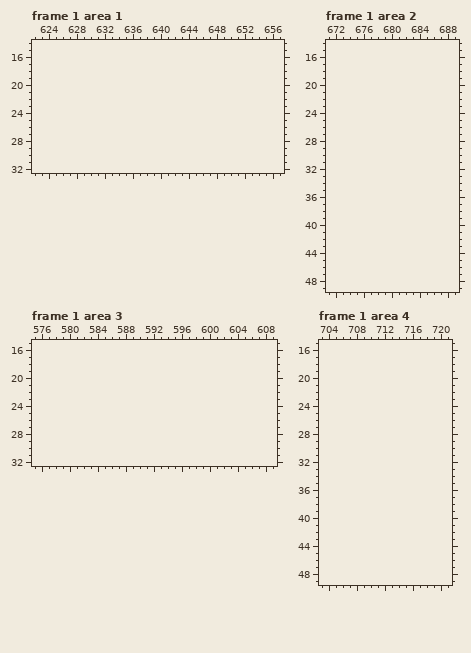
Pixel-art file, stored at Entregas/ase/Tilesets/tileset-0006.ase. The picture above is the old version.
512x512 pixels, 2 frames. Shown: frame 1 area 1: x 622..657, y 14..32; frame 1 area 2: x 671..689, y 14..49; frame 1 area 3: x 575..609, y 15..32; frame 1 area 4: x 703..721, y 15..49. The old version is drawn lined up with the new one, on the new canvas. The commit also changed other frames or places, which this record leaves out.
After:
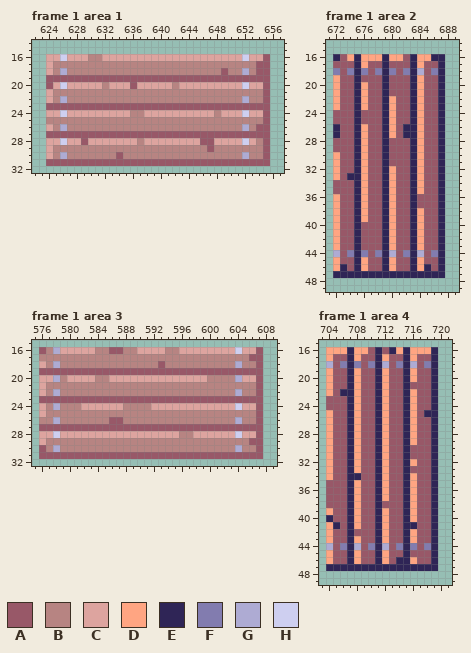
Palette (. is transparent): A #985868  B #b78482  C #dda49f  D #ffa582  E #2f2556  F #827caf  G #aeabd3  H #cecff0
The edit:
canvas 512x512 -> 768x512
--- frame 1 area 1
@@ x 622..657 @@
 15 ....................................
-16 ....................................
-17 ....................................
-18 ....................................
-19 ....................................
-20 ....................................
-21 ....................................
-22 ....................................
-23 ....................................
-24 ....................................
-25 ....................................
-26 ....................................
-27 ....................................
-28 ....................................
-29 ....................................
-30 ....................................
-31 ....................................
+16 ..CCHCCCBBCCCCCCCCCCCCCCCCCCCCHCCA..
+17 ..CBBBBBBBBBBBBBBBBBBBBBBBBBBBBBAA..
+18 ..CBGBBBBBBBBBBBBBBBBBBBBBBABBGBAA..
+19 ..AAAAAAAAAAAAAAAAAAAAAAAAAAAAAAAA..
+20 ..ACHCCCCCBCCCACCCCCBCCCCCCCCCHCCA..
+21 ..CBBBBBBBBBBBBBBBBBBBBBBBBBBBBBBA..
+22 ..CBGBBBBBBBBBBBBBBBBBBBBBBBBBGBBA..
+23 ..AAAAAAAAAAAAAAAAAAAAAAAAAAAAAAAA..
+24 ..CCHCCCCCCCCCBBCCCCCCCCCCBCCCHCCA..
+25 ..BBBBBBBBBBBBBBBBBBBBBBBBBBBBBBBA..
+26 ..CBGBBBBBBBBBBBBBBBBBBBBBBBBBGBAA..
+27 ..AAAAAAAAAAAAAAAAAAAAAAAAAAAAAAAA..
+28 ..CCHCCACCCCCCCBCCCCCCCCAACCCCHCBA..
+29 ..CBBBBBBBBBBBBBBBBBBBBBBABBBBBBBA..
+30 ..CBGBBBBBBBABBBBBBBBBBBBBBBBBGBBA..
+31 ..AAAAAAAAAAAAAAAAAAAAAAAAAAAAAAAA..
 32 ....................................
--- frame 1 area 2
@@ x 671..689 @@
 15 ...................
-16 ...................
-17 ...................
-18 ...................
-19 ...................
-20 ...................
-21 ...................
-22 ...................
-23 ...................
-24 ...................
-25 ...................
-26 ...................
-27 ...................
-28 ...................
-29 ...................
-30 ...................
-31 ...................
-32 ...................
-33 ...................
-34 ...................
-35 ...................
-36 ...................
-37 ...................
-38 ...................
-39 ...................
-40 ...................
-41 ...................
-42 ...................
-43 ...................
-44 ...................
-45 ...................
-46 ...................
-47 ...................
+16 .EADEDDDEDDAEDDEE..
+17 .AAAEDAAEAAAEDAAE..
+18 .FAFEFAFEFAFEGAFE..
+19 .DAAEAAAEAAAEDAAE..
+20 .DAAEDAAEAAAEDAAE..
+21 .DAAEDAAEAAAEDAAE..
+22 .DAAEDAAEDAAEDAAE..
+23 .DAAEDAAEDAAEDAAE..
+24 .AAAEAAAEDAAEDAAE..
+25 .AAAEAAAEDAAEDAAE..
+26 .EAAEDAAEDAEEDAAE..
+27 .EAAEDAAEDAEEDAAE..
+28 .AAAEDAAEAAAEDAAE..
+29 .AAAEDAAEAAAEDAAE..
+30 .DAAEDAAEAAAEDAAE..
+31 .DAAEDAAEAAAEDAAE..
+32 .DAAEDAAEDAAEDAAE..
+33 .DAEEDAAEDAAEDAAE..
+34 .AAAEDAAEDAAEDAAE..
+35 .AAAEDAAEDAAEDAAE..
+36 .DAAEDAAEDAAEAAAE..
+37 .DAAEDAAEDAAEAAAE..
+38 .DAAEDAAEDAAEDAAE..
+39 .DAAEDAAEDAAEDAAE..
+40 .DAAEAAAEDAAEDAAE..
+41 .DAAEAAAEDAAEDAAE..
+42 .DAAEAAAEDAAEDAAE..
+43 .DAAEAAAEDAAEDAAE..
+44 .GAFEFAFEGAFEGAFE..
+45 .DAAEDAAEDAAEDAAE..
+46 .DEAEDAAEDAAEDEAE..
+47 .EEEEEEEEEEEEEEEE..
 48 ...................
--- frame 1 area 3
@@ x 575..609 @@
 15 ...................................
-16 ...................................
-17 ...................................
-18 ...................................
-19 ...................................
-20 ...................................
-21 ...................................
-22 ...................................
-23 ...................................
-24 ...................................
-25 ...................................
-26 ...................................
-27 ...................................
-28 ...................................
-29 ...................................
-30 ...................................
-31 ...................................
+16 .ABGCCCCCBBAABBCCCCBBCCCCCCCCHCCA..
+17 .BBBBBBBBBBBBBBBBBBBBBBBBBBBBBBAA..
+18 .CBGBBBBBBBBBBBBBBABBBBBBBBBBGBBA..
+19 .AAAAAAAAAAAAAAAAAAAAAAAAAAAAAAAA..
+20 .CCGBCCCCBBCCCCCCCCCCCCCCBBBBGCCA..
+21 .CBBBBBBBBBBBBBBBBBBBBBBBBBBBBBBA..
+22 .CBGBBBBBBBBBBBBBBBBBBBBBBBBBGBBA..
+23 .AAAAAAAAAAAAAAAAAAAAAAAAAAAAAAAA..
+24 .CBGBBBCCCCCCBBBBCCCCCCCCCCCCHCCA..
+25 .CBBBBBBBBBBBBBBBBBBBBBBBBBBBBBBA..
+26 .BBGBBBBBBBAABBBBBBBBBBBBBBBBGBBA..
+27 .AAAAAAAAAAAAAAAAAAAAAAAAAAAAAAAA..
+28 .CCHCCCCCCCCCCCCCCCCCBBCCCCCCHCCA..
+29 .CBBBBBBBBBBBBBBBBBBBBBBBBBBBBBAA..
+30 .ABGBBBBBBBBBBBBBBBBBBBBBBBBBGBBA..
+31 .AAAAAAAAAAAAAAAAAAAAAAAAAAAAAAAA..
 32 ...................................
--- frame 1 area 4
@@ x 703..721 @@
 15 ...................
-16 ...................
-17 ...................
-18 ...................
-19 ...................
-20 ...................
-21 ...................
-22 ...................
-23 ...................
-24 ...................
-25 ...................
-26 ...................
-27 ...................
-28 ...................
-29 ...................
-30 ...................
-31 ...................
-32 ...................
-33 ...................
-34 ...................
-35 ...................
-36 ...................
-37 ...................
-38 ...................
-39 ...................
-40 ...................
-41 ...................
-42 ...................
-43 ...................
-44 ...................
-45 ...................
-46 ...................
-47 ...................
+16 .DDDEDDAEAEDEDDDE..
+17 .DAAEDAAEDAAEDAAE..
+18 .GAFEFAFEGAFEGAFE..
+19 .DAAEDAAEDAAEDAAE..
+20 .DAAEDAAEDAAEDAAE..
+21 .DAAEDAAEDAAEAAAE..
+22 .DAEEDAAEDAAEDAAE..
+23 .AAAEDAAEDAAEDAAE..
+24 .AAAEDAAEDAAEDAAE..
+25 .DAAEDAAEDAAEDAEE..
+26 .DAAEDAAEDAAEDAAE..
+27 .DAAEDAAEDAAEDAAE..
+28 .DAAEDAAEDAAEDAAE..
+29 .DAAEDAAEDAAEDAAE..
+30 .DAAEDAAEDAAEAAAE..
+31 .DAAEDAAEDAAEAAAE..
+32 .DAAEDAAEDAAEDAAE..
+33 .DAAEDAAEDAAEAAAE..
+34 .DAAEEAAEDAAEDAAE..
+35 .AAAEDAAEDAAEDAAE..
+36 .AAAEDAAEDAAEDAAE..
+37 .AAAEDAAEDAAEDAAE..
+38 .AAAEDAAEAAAEDAAE..
+39 .DAAEDAAEDAAEDAAE..
+40 .EAAEDAAEDAAEDAAE..
+41 .DEAEDAAEDAAEEAAE..
+42 .DAAEAAAEDAAEDAAE..
+43 .DAAEDAAEDAAEDAAE..
+44 .GAFEGAFEGAFEFAFE..
+45 .DAAEDAAEDAAEAAAE..
+46 .DAAEDAAEDAEEDAAE..
+47 .EEEEEEEEEEEEEEEE..
 48 ...................
Where, in picture pixels (left, top, right, bottom), the same in both pictures:
added: (46, 54, 270, 166)
added: (333, 54, 445, 278)
added: (39, 347, 263, 459)
added: (326, 347, 438, 571)
